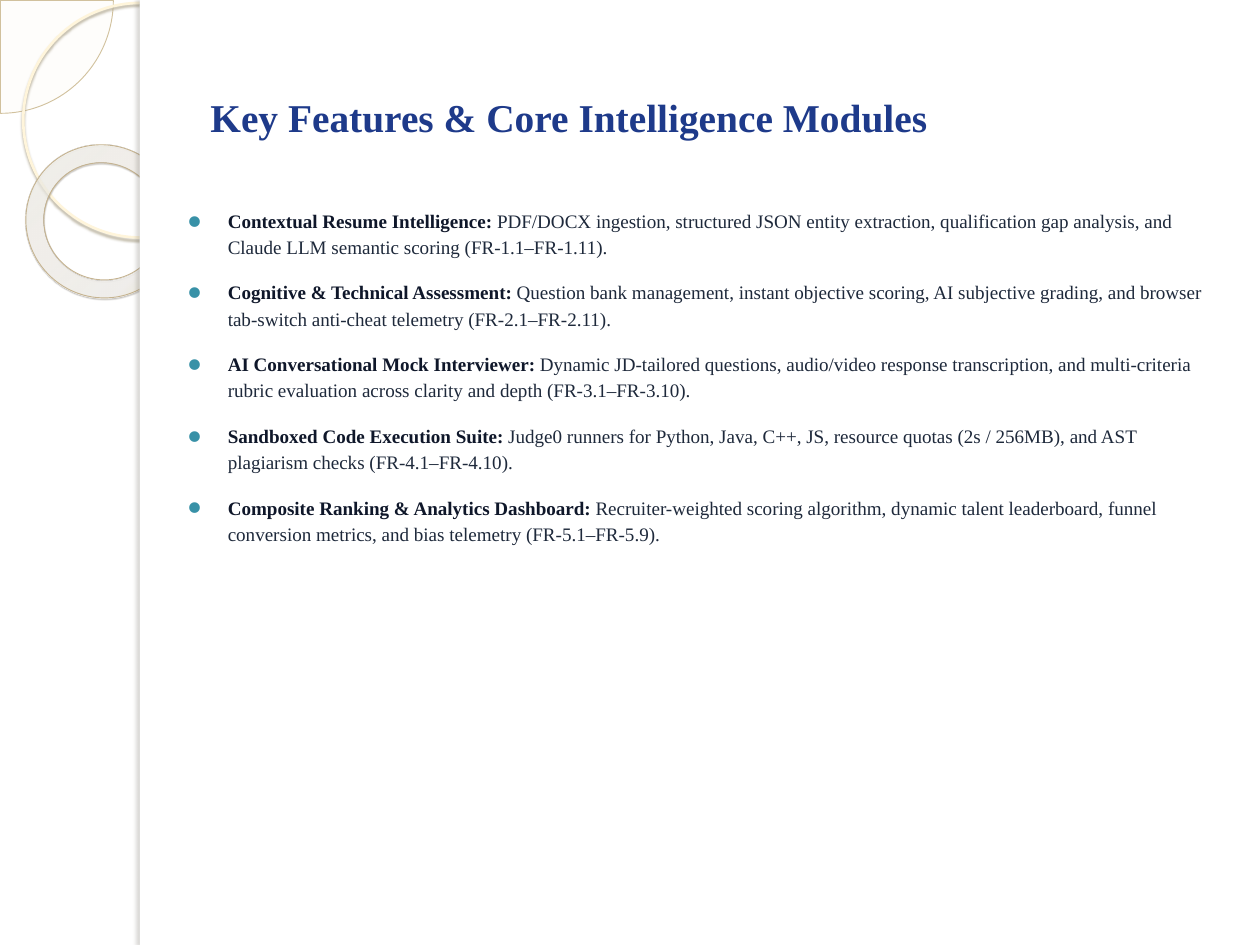
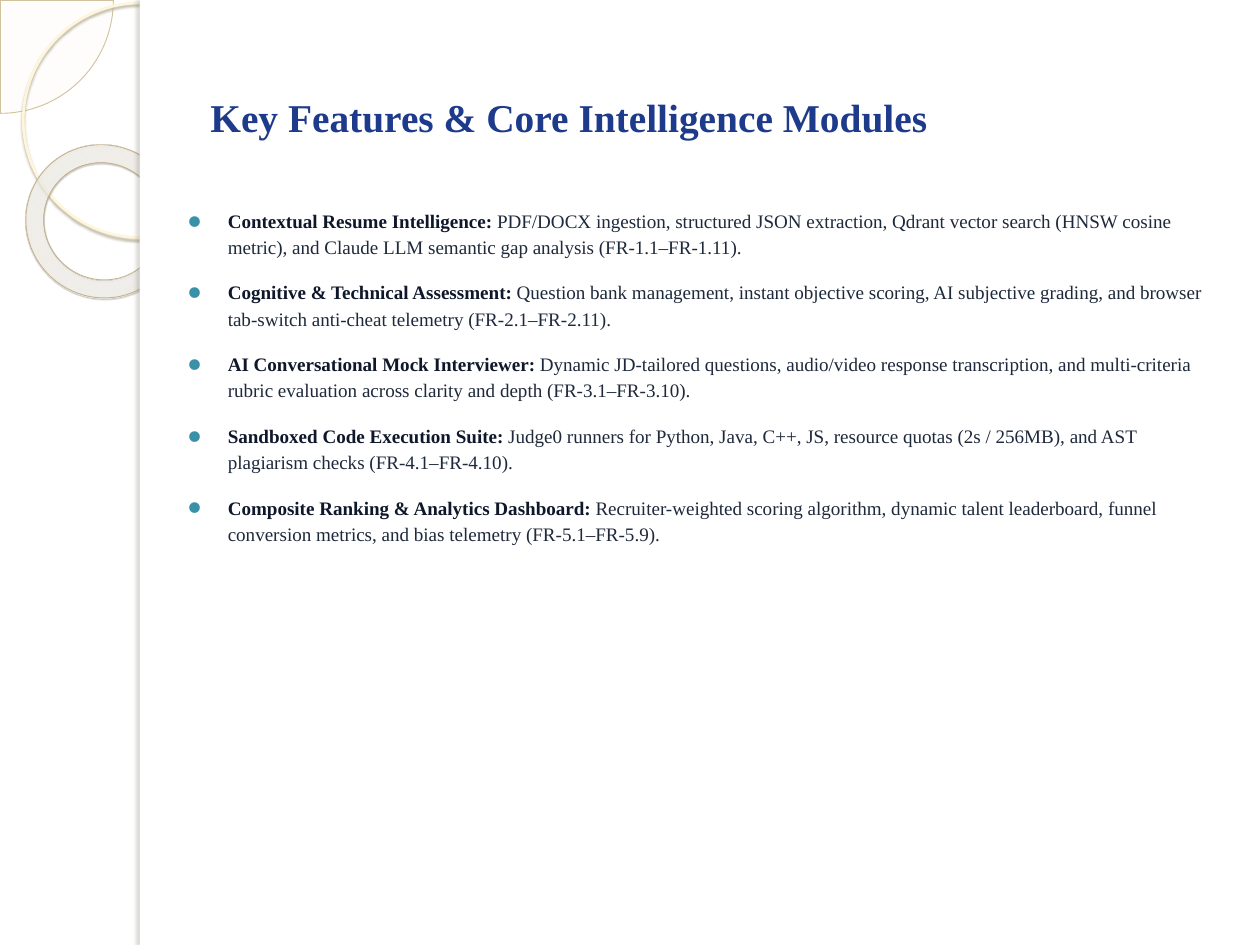
Before and after one commit to oggigachad/major-project, a slide deck: slide 5 of EvalixAI_Major_Project_Final.pptx. Drawn at 1260x945 pixels with LibreOffice and Linux fonts; fonts in the diff are those of the drawing; background and template pictures are left out. Boxes give left, top, right and bottom in pixels: in the first picture for what was removed or moved away, otherwise in the second. Text is boxed around its words. In the diff, an @@ line names an element or a change of style, - is before the commit and + after.

```diff
--- a/EvalixAI_Major_Project_Final.pptx
+++ b/EvalixAI_Major_Project_Final.pptx
@@ text at bbox=[228, 214, 1171, 258]: text changed @@
-⚫ Contextual Resume Intelligence: PDF/DOCX ingestion, structured JSON entity extraction, qualification gap analysis, and Claude LLM semantic scoring (FR-1.1–FR-1.11).
+⚫ Contextual Resume Intelligence: PDF/DOCX ingestion, structured JSON extraction, Qdrant vector search (HNSW cosine metric), and Claude LLM semantic gap analysis (FR-1.1–FR-1.11).
```
Also in this commit, not shown: 8 other slides changed.
